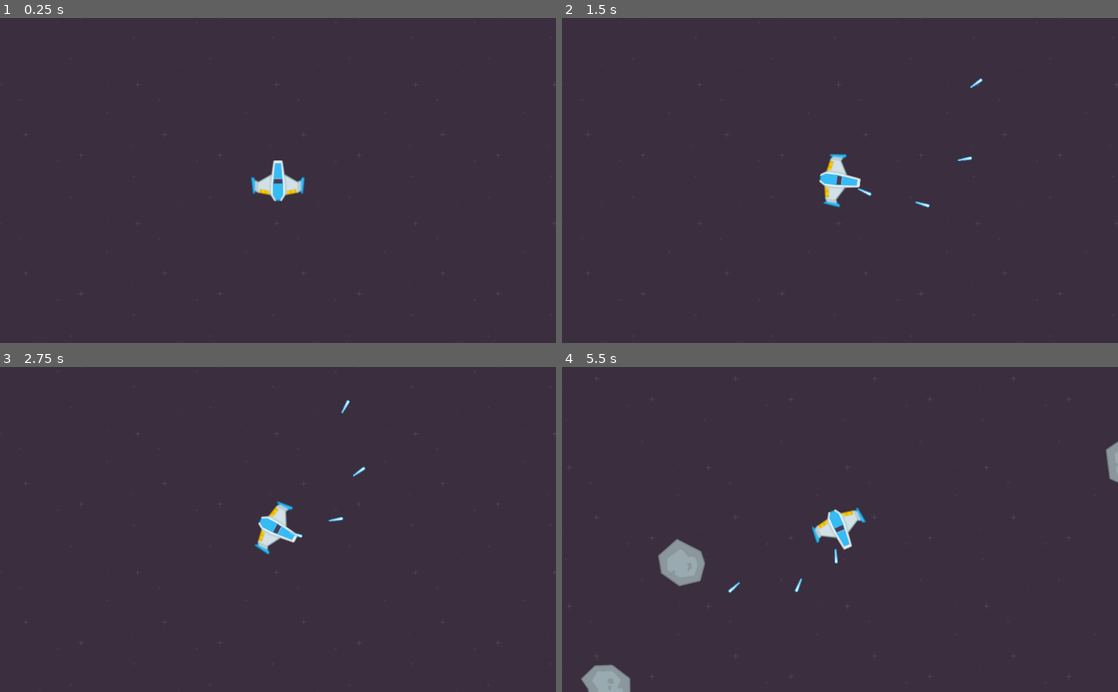
Above: before the commit, frames 1-4 (two rows, left to right).
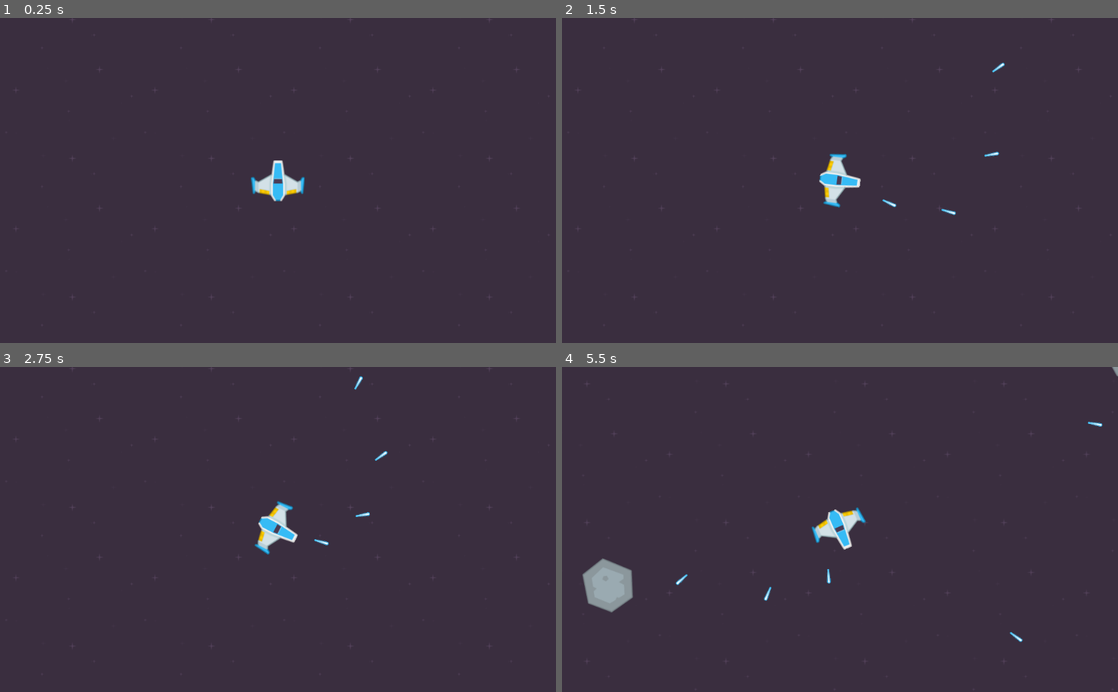
Above: after the commit, the same moments.

Repository: 3deric/GodotAsteroids
Game: Godot game, scene res://Scene/Asteroids.tscn
Two runs of this game, one before a commit and one after it. Both use one fixed random seed, a clock stepped at 60 frames per second and the inputs below.
Inputs:
- Up to frame 1 (0.25 s): no input
- Up to frame 2 (1.5 s): tap Enter at 0.5 s; hold Right (MovementRight) 0.53-1.28 s; hold Space (Shoot) 0.53-1.28 s; hold Left (MovementLeft) from 1.28 s (still down); tap Space (Shoot) at 1.35 s
- Up to frame 3 (2.75 s): release Left (MovementLeft) at 2.03 s; hold Right (MovementRight) from 2.03 s (still down); hold Space (Shoot) from 2.03 s (still down)
- Up to frame 4 (5.5 s): release Right (MovementRight) at 2.78 s; release Space (Shoot) at 2.78 s; hold Up (MovementAccelerate) 2.78-3.53 s; tap Space (Shoot) at 2.85, 4.35 s; hold Space (Shoot) 3.53-4.28 s; hold Left (MovementLeft) from 3.53 s (still down); hold Space (Shoot) from 5.03 s (still down)

The runs differ from the first frame. In frame 1, less than 0.1% of the frame differs, in the area x 2-100%, y 0-87%; in frame 2, 0.2%; in frame 3, 0.2%; in frame 4, 3.0%, in the area x 1-100%, y 0-100%.

Commit message:
Added infinite background scrolling

Diff:
--- a/Prefabs/Asteroid.tscn
+++ b/Prefabs/Asteroid.tscn
@@ -9,12 +9,12 @@
 [sub_resource type="CircleShape2D" id=2]
 radius = 50.0
 
-[node name="Asteroid" type="RigidBody2D"]
+[node name="Asteroid" type="RigidBody2D" groups=["Asteroids"]]
 mass = 10.0
 script = ExtResource( 1 )
 sprites = [ ExtResource( 2 ), ExtResource( 3 ), ExtResource( 5 ), ExtResource( 4 ) ]
 
-[node name="CollisionShape2D" type="CollisionShape2D" parent="."]
+[node name="CollisionShape2D" type="CollisionShape2D" parent="." groups=["Asteroids"]]
 shape = SubResource( 2 )
 
 [node name="Sprite" type="Sprite" parent="."]
--- a/Prefabs/Projectile.tscn
+++ b/Prefabs/Projectile.tscn
@@ -15,3 +15,5 @@
 
 [node name="CollisionShape2D" type="CollisionShape2D" parent="."]
 shape = SubResource( 2 )
+
+[connection signal="body_entered" from="." to="." method="_on_Projectile_body_entered"]
--- a/Scene/Asteroids.tscn
+++ b/Scene/Asteroids.tscn
@@ -12,13 +12,12 @@
 [node name="AsteroidsGame" type="Node2D"]
 script = ExtResource( 5 )
 asteroidSpawnTime = 1.0
-maxAsteroids = 10
 
-[node name="TextureRect" type="TextureRect" parent="."]
-margin_left = -5000.0
-margin_top = -5000.0
-margin_right = 5000.0
-margin_bottom = 5000.0
+[node name="Background" type="TextureRect" parent="."]
+margin_left = -1024.0
+margin_top = -1024.0
+margin_right = 1024.0
+margin_bottom = 1024.0
 size_flags_horizontal = 3
 size_flags_vertical = 3
 texture = ExtResource( 3 )
@@ -27,13 +26,13 @@
 "_edit_use_anchors_": false
 }
 
-[node name="Player" type="RigidBody2D" parent="."]
+[node name="Player" type="RigidBody2D" parent="." groups=["Player"]]
 script = ExtResource( 1 )
 
 [node name="Camera2D" type="Camera2D" parent="Player"]
 current = true
 
-[node name="CollisionShape2D" type="CollisionShape2D" parent="Player"]
+[node name="CollisionShape2D" type="CollisionShape2D" parent="Player" groups=["Player"]]
 shape = SubResource( 1 )
 
 [node name="PlayerShip" type="Sprite" parent="Player"]
--- a/Scripts/Asteroids.gd
+++ b/Scripts/Asteroids.gd
@@ -2,6 +2,7 @@
 
 export var maxAngularVel = 3.0
 export(Array, Texture) var sprites
+export var health = 5
 
 var player
 var game
@@ -12,6 +13,7 @@
 	set_process(true)
 
 func initialize(pos, dir, p, g):
+	add_to_group("Asteroids")
 	randomize()
 	var sprite = get_node("Sprite")
 	var random = randi()%3+1
@@ -25,7 +27,17 @@
 func _physics_process(delta):
 	deleteBounds()
 
+
+
 func deleteBounds():
 	if(self.position.distance_to(player.position) > 1000.0):
-		game.removeAsteroid()
-		queue_free()
+		destroyAsteroid()
+
+func takeDamage(damage):
+	health-=damage
+	if(health <= 0):
+		destroyAsteroid()
+
+func destroyAsteroid():
+	game.removeAsteroid()
+	queue_free()
--- a/Scripts/Game.gd
+++ b/Scripts/Game.gd
@@ -6,14 +6,23 @@
 export var maxAsteroids = 5
 
 var player
+var background
 var asteroidsAlive = 0
 var asteroidCooldown = 0.0
 var viewport= Vector2(0.0, 0.0)
 
 func _ready():
 	player = get_node("Player")
+	background = get_node("Background")
 	viewport = get_viewport().get_visible_rect().size
 	set_process(true)
+
+func _process(delta):
+	var roundPosX =  int(player.position.x / 512) * 512 -512
+	var roundPosY =  int(player.position.y / 512) * 512 -512
+
+	background.rect_position = Vector2(roundPosX, roundPosY)
+
 
 func _physics_process(delta):
 	spawnAsteroids(delta)
--- a/Scripts/PlayerRigidbody.gd
+++ b/Scripts/PlayerRigidbody.gd
@@ -2,7 +2,7 @@
 
 var Projectile = preload("res://Prefabs/Projectile.tscn")
 
-export var accFac = 200.0
+export var accFac = 500.0
 export var steerFac = 0.05
 export var maxSpeed = 300
 export var cooldownTime = 0.25
--- a/Scripts/Projectile.gd
+++ b/Scripts/Projectile.gd
@@ -2,6 +2,7 @@
 
 export var speed = 100
 export var maxLifetime = 2.0
+export var damage = 1
 var dir = Vector2(0.0,1.0)
 var lifetime = 0.0
 
@@ -13,6 +14,7 @@
 	self.transform = parent
 	var rot = rotation
 	dir = Vector2(cos(rot - 3.14/2), sin(rot - 3.14/2))
+	self.position+=dir *50.0
 
 
 func _physics_process(delta):
@@ -20,4 +22,12 @@
 	lifetime+=delta
 
 	if(lifetime > maxLifetime):
-		queue_free()
+		destroyProjectile()
+
+func _on_Projectile_body_entered(body):
+	if body.is_in_group("Asteroids"):
+		body.takeDamage(damage)
+		destroyProjectile()
+
+func destroyProjectile():
+	queue_free()
